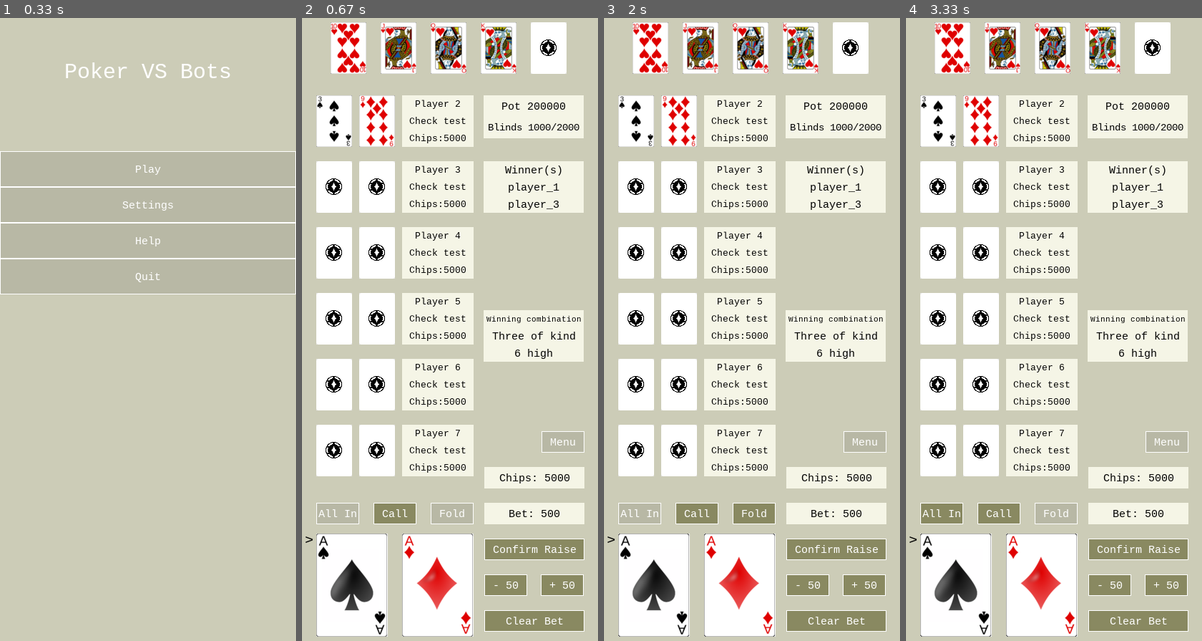
Above: before the commit, frames 1-4 (left to right).
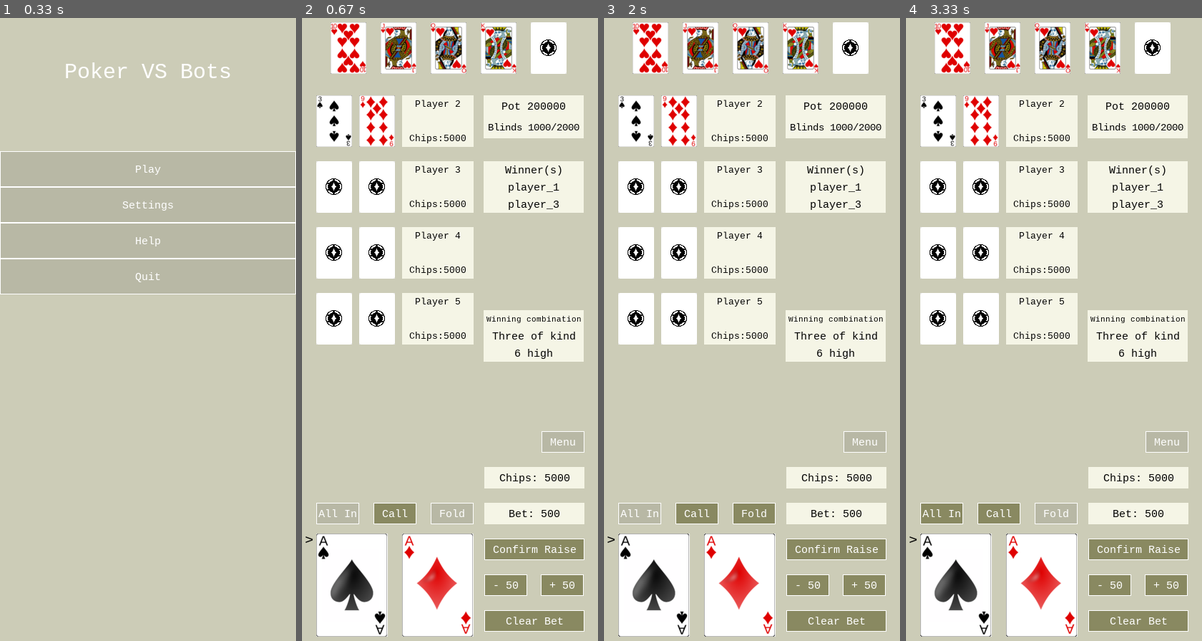
Above: after the commit, the same moments.

Repository: jmsyuen/nea
Game: pygame game, started from gui.py
The game is run twice, just before and just after one commit, with the same random seed, the same clock (stepped at 60 frames per second) and the same inputs.
Inputs (mouse positions are in pixels of both pictures, inside the frame that each line leads up to):
- Up to frame 1 (0.33 s): no input
- Up to frame 2 (0.67 s): click "Play" at 0.38 s
- Up to frame 3 (2 s): click "All In" at 0.72 s; click (660, 229) at 1.05 s; click "Fold" at 1.88 s
- Up to frame 4 (3.33 s): click (1039, 497) at 2.22 s; click "All In" at 3.05 s

Frame 1 is identical in both runs. In frame 2, 8.2% of the frame differs, in the area x 4-58%, y 15-74%; in frame 3, 8.2%; in frame 4, 8.2%.

Commit message:
integration making functions to take inputs from buttons

Diff:
--- a/pygametest.py
+++ b/gui.py
@@ -36,8 +36,10 @@
     #default values
     self.menu = "main menu"
     self.opponents = 3
-    self.bot_starting_chips = 5000
+    self.bot_starting_chips = 5000 #5000 in intervals of 50, 5 chip types 5,2,1,50 blinds left 2 of dealer
     self.difficulty = "medium"
+    self.temporary_bet = 0
+
 
     # start pygame window
     self.screen = pygame.display.set_mode((self.WIDTH, self.HEIGHT))
@@ -173,7 +175,7 @@
     self.bot_starting_chips = 20000
 
   def GetSettings(self):
-    return {"opponents": self.opponents, "difficulty": self.difficulty, "bot_starting_chips": self.bot_starting_chips}
+    return [self.opponents + 1, self.difficulty, self.bot_starting_chips]
 
 
   def quit(self):
@@ -243,6 +245,10 @@
     self.draw_text_box(f"Blinds {big_blind // 2}/{big_blind}", self.BLACK, self.IVORY, 14, self.WIDTH - 160, 152, 140, 30)
 
 
+  def update_chips(self, chips):
+    self.draw_text_box(f"Chips: {chips}", self.BLACK, self.IVORY, 15, 15 + self.BIG_CARD_WIDTH*2, self.HEIGHT - 255, 140, 30)
+
+
   def draw_card(self, size, card, position): #takes card like spades.3, and xy position as tuple
     if card == "back":
       if size == "small":
@@ -272,13 +278,30 @@
     return
 
 
-  def draw_player_info(self, player_id_value, prev_action, chips_left):
-    top_left_x = self.player_info_locations[f"player_{player_id_value}"][0]
-    top_left_y = self.player_info_locations[f"player_{player_id_value}"][1]
-
-    self.draw_text_box(f"Player {player_id_value}", self.BLACK, self.IVORY, 13, top_left_x, top_left_y, 100, 24) #change string with player name  ###self.
-    self.draw_text_box(prev_action, self.BLACK, self.IVORY, 13, top_left_x, top_left_y + 24, 100, 24)  #two to be replaced with actual variables ###
-    self.draw_text_box(f"Chips:{chips_left}", self.BLACK, self.IVORY, 13, top_left_x, top_left_y + 48, 100, 24)
+  def update_player_info(self, *args):   #player_id_value, prev_action, chips_left
+    player_id_value = args[0]
+    prev_action = args[1]
+    if type(player_id_value) == str:
+      player_id_value = player_id_value.split("_")[1]
+
+    if player_id_value == 1:  #ignore showing prev_action
+      if len(args) > 2:
+        chips_left = args[2]
+        self.update_chips(chips_left)
+
+
+
+    else:
+      top_left_x = self.player_info_locations[f"player_{player_id_value}"][0]
+      top_left_y = self.player_info_locations[f"player_{player_id_value}"][1]
+
+      if len(args) > 2:
+        chips_left = args[2]
+        self.draw_text_box(f"Chips:{chips_left}", self.BLACK, self.IVORY, 13, top_left_x, top_left_y + 48, 100, 24)
+
+      self.draw_text_box(f"Player {player_id_value}", self.BLACK, self.IVORY, 13, top_left_x, top_left_y, 100, 24) #change string with player name  ###self.
+      self.draw_text_box(prev_action, self.BLACK, self.IVORY, 13, top_left_x, top_left_y + 24, 100, 24)  #two to be replaced with actual variables ###
+
 
 
   def show_hand(self, *args):  #player_id in full string, cards as a list, if public choose stage
@@ -314,6 +337,28 @@
 
 
 #buttons ADD FUNCTIONS ###
+
+  def GetAction(self):  #different for every set of choices
+    chosen = 0
+    if chosen not in [self.temporary_bet, self.fold, self.check]:
+      return
+
+  def increase_50(self):
+    #cannot be bigger than chips remaining
+    #if
+    temporary_bet += 50
+  def decrease_50(self):
+    #cannot be less than highest_bet
+    #if
+    pass
+  def fold(self):
+    pass
+  def allin(self):
+    pass
+  def check(self):
+    pass
+
+  #get a choice out of the function names
   def fold_check_bet(self):
     #show bet amount, minimum value £0.50 to prevent raising nothing
     self.draw_text_box("Bet: 50", self.BLACK, self.IVORY, 15, 15 + self.BIG_CARD_WIDTH*2, self.HEIGHT - 205, 140, 30)
@@ -385,21 +430,18 @@
     self.draw_button("Menu", self.LIGHT_GREY, self.WIDTH - 79, self.HEIGHT - 305, 60, 30, self.MainMenu)
 
 
-  def draw_game(self):
-    #first time draw
-
-
+  def draw_game(self, bot_starting_chips, opponents):   #first time draw
     #5 small cards at top
     for i in range(5):
       self.draw_card("small", "back", self.locations["public"][i])
 
     #list of players on left for right handed players on mobile
-    for player_id_value in range(2, 8):  #range of other opponents #player in players ########change this range
+    for player_id_value in range(2, 2 + opponents):  #range of other opponents #player in players ########change this range
       player_id = f"player_{player_id_value}"
       self.draw_card("small", "back", self.locations[player_id][0])
       self.draw_card("small", "back", self.locations[player_id][1])
 
-      self.draw_player_info(player_id_value, "Check test", 5000) ###change to starting chips total_chips_left
+      self.update_player_info(player_id_value, "", bot_starting_chips) ###change to starting chips total_chips_left
 
     #big cards bottom left
     self.draw_card("big", "back", self.locations["player_1"][0])
@@ -412,7 +454,7 @@
     #dynamic variables to be udpated
     self.update_pot(200000)
     self.update_blinds(2000)
-    self.draw_text_box("Chips: 5000", self.BLACK, self.IVORY, 15, 15 + self.BIG_CARD_WIDTH*2, self.HEIGHT - 255, 140, 30)
+    self.update_chips(5000)
     #fetch settings when new game is started
 
     self.fold_all_in(500)
@@ -425,6 +467,7 @@
     self.menu_button()
 
     pygame.display.flip()
+
 
 
 if __name__ == "__main__":
@@ -450,6 +493,6 @@
       elif menu == "game":
         ui.ChangeMenu("game_lock")
         ui.ClearScreen()
-        ui.draw_game()
+        ui.draw_game(5000, 4)
 
     clock.tick(30)  #frame limit
--- a/main.py
+++ b/main.py
@@ -1,6 +1,9 @@
 import pokersim
+import gui
+
 import random
-import pygametest
+import pygame
+
 ''' maybe move into pokersim.py, and create new sqlite file
 import sqlite3
 from sqlite3 import Error
@@ -63,51 +66,66 @@
     for player_id in player_dict:
       player_dict[player_id].ResetStageBet()
 
-    def all_other_players_all_in():
-      return all(player_dict[player_id].AllIn for player_id in round_players if player_id != current_player_id)
 
     if stage > 0: #show stage cards
       print(round.GetPublicStage(stage))
+      gui.show_hand("public", round.GetPublicStage(stage), stage)
     elif stage == 0:
       big_blind_player_id = round_players[loop(player_dict, round_player_index, False)]
       small_blind_player_id = round_players[loop(player_dict, loop(player_dict, round_player_index, False), False)]
       print(f"big blind: {big_blind_player_id}, small blind: {small_blind_player_id}")
+      gui.update_player_info(big_blind_player_id, "Big Blind")
+      gui.update_player_info(small_blind_player_id, "Small Blind")
       # charge blinds, and add to pot and highest_bet
       highest_bet = player_dict[big_blind_player_id].Charge(big_blind)
       player_dict[small_blind_player_id].Charge(small_blind)
       pot += big_blind + small_blind
+      gui.update_pot(pot)
 
 
     while len(round_players) > 1 and bet_matched == False: #iterate players in round_stage
       current_player_id = round_players[round_player_index]
       previous_charge = player_dict[current_player_id].PreviousCharge()
       print(f"{current_player_id} move")
+      gui.turn_indicator(current_player_id)
       action = player_dict[current_player_id].GetChoice(highest_bet) #returns value if bet
       print(action) # print into player info box
+
 
       if type(action) == tuple: #allin
         first_loop = False
         action = action[1]
-
-      if type(action) == int: #value has been returned
+        gui.update_player_info(current_player_id, "All In", player_dict[current_player_id].ChipsLeft())
+
+      elif type(action) == int: #value has been returned
         if action + previous_charge == highest_bet: # called
           first_loop = False
+          gui.update_player_info(current_player_id, "Call", player_dict[current_player_id].ChipsLeft())
           #works as 0 also counted as False
 
         elif action + previous_charge > highest_bet: #raised
           highest_bettor_index = round_player_index # loop back to highest_bettor
           highest_bet = action + previous_charge
           raised = True
+          gui.update_player_info(current_player_id, f"Raise {action}", player_dict[current_player_id].ChipsLeft())
         pot += action #add to pot
-
-      elif action == True or action == "AllIn": #check
+        gui.update_pot(pot)
+
+      elif action == True: #check
         first_loop = False
+        gui.update_player_info(current_player_id, "Check", player_dict[current_player_id].ChipsLeft())
+
+      elif action == "AllIn":
+        first_loop = False
+        gui.update_player_info(current_player_id, "All In", player_dict[current_player_id].ChipsLeft())
 
       elif action == False: #fold
         round_players.remove(current_player_id) #removes based on value not index
         round_player_index -= 1
-
-      if all_other_players_all_in():
+        gui.update_player_info(current_player_id, "Fold", player_dict[current_player_id].ChipsLeft())
+
+
+      if all(player_dict[player_id].AllIn for player_id in round_players if player_id != current_player_id):  #all other players are all in
         return round_players
 
 
@@ -135,32 +153,12 @@
 
 
 
-
-
-  valid = False
-  while not valid: ####replace with pygame and buttons instead of inputs
-    try:
-      db = pokersim.database()
-      db.con_up()
-
-
-      default = False
-      if not input("Starting with default settings. £50 buy in, 2 opponents, medium bot difficulty. Type anything to customise:"):
-        default = True
-        break
-      total_players_left = int(input("Enter number of computer opponents:")) + 1 #includes human, replace with pygame and specific buttons
-      chips_left = int(input("Enter starting chips:")) # default £50
-      big_blind = int(input("Enter starting big blind:"))
-      #difficulty ranges from easiest to hardest inclusive all including the previous difficulties
-      #remember to add to Player() call below
-      valid = True
-    except:
-      pass
-
-  if default:
-    total_players_left = 3
-    chips_left = 5000 #£50 buy in chips interval bet of 0.5, for aesthetic only can be calculated easily, 5 chips 5,2,1,50 blinds left 2 of dealer
-    big_blind = 100 #small blind is always half of big
+  db = pokersim.database()
+  db.con_up()
+
+  print("Starting with default settings. £50 buy in, 2 opponents, medium bot difficulty. Type anything to customise:")
+  #remember to add to Player() call below
+
 
 
   ### game  ###
@@ -169,15 +167,18 @@
   while play_game: # iterate rounds
     #read to and write out every iteration
     pot = 0
+    gui.update_pot(pot)
     small_blind = big_blind // 2
     #create player object dictionary
     if first_time:
       first_time = False
+      total_players_left, difficulty, bot_starting_chips = gui.GetSettings()
       big_blind_cycle = 0
+      gui.update_blinds(100)      #small blind is always half of big
       player_dict = dict()
       player_dict["player_1"] = pokersim.Player(5000)
-      for player_id_value in range(2, total_players_left + 1): ###replace with actual players left
-        player_dict["player_" + str(player_id_value)] = pokersim.Bot(chips_left, "medium") #add bots
+      for player_id_value in range(2, total_players_left + 1):
+        player_dict["player_" + str(player_id_value)] = pokersim.Bot(bot_starting_chips, difficulty) #add bots
       current_round_player_index = random.randrange(0,len(player_dict)) #start on random player every new game
       current_game_player_index = current_round_player_index  #for full rotation of players to increase blinds
       #human always player_1
@@ -214,6 +215,7 @@
     for finalist in finalists:    #draw winners from database
       #finalist_value = int(finalist.split("_")[-1])
       print(f"{finalist}:{round.GetHand(finalist)}")
+
       playerCombinations.append( [finalist] + [ int(x) for x in round.FindCombination(round.GetHand(finalist) + round.GetHand("public")) ] ) # get combination highs and append to list
     winners = round.FindWinner(playerCombinations)  #compare values in the list and decide winner or draw
 
@@ -284,6 +286,8 @@
       big_blind_cycle += 1
       print("Blinds doubled")
 
+    pygame.display.flip()
+
 
 
 
@@ -292,4 +296,28 @@
 
 
 if __name__ == "__main__":
-  NewGame()
+  ui = gui.ui()
+  pygame.init()
+  clock = pygame.time.Clock()
+  while True:
+    for event in pygame.event.get():
+      if event.type == pygame.QUIT:
+        ui.quit()
+
+    menu = ui.GetMenu()
+
+    if menu == "game_lock":
+      NewGame()
+    else:
+      if menu == "main menu":
+        ui.main_menu()
+      elif menu == "settings":
+        ui.settings()
+      elif menu == "help":
+        ui.help()
+      elif menu == "game":
+        ui.ChangeMenu("game_lock")
+        ui.ClearScreen()
+        ui.draw_game()
+
+    clock.tick(30)  #frame limit
--- a/testing.py
+++ b/testing.py
@@ -382,3 +382,14 @@
 #change number of opponents
 bigfunc(function1(3))
 '''
+
+
+list1 = [3,4,5]
+a,b,c = list1
+print(a,b,c)
+
+def update_player_info(self, *args):
+  player_id_value, prev_action, chips_left = args
+  print(player_id_value, prev_action, chips_left)
+
+update_player_info(3,"asdf", 3)
